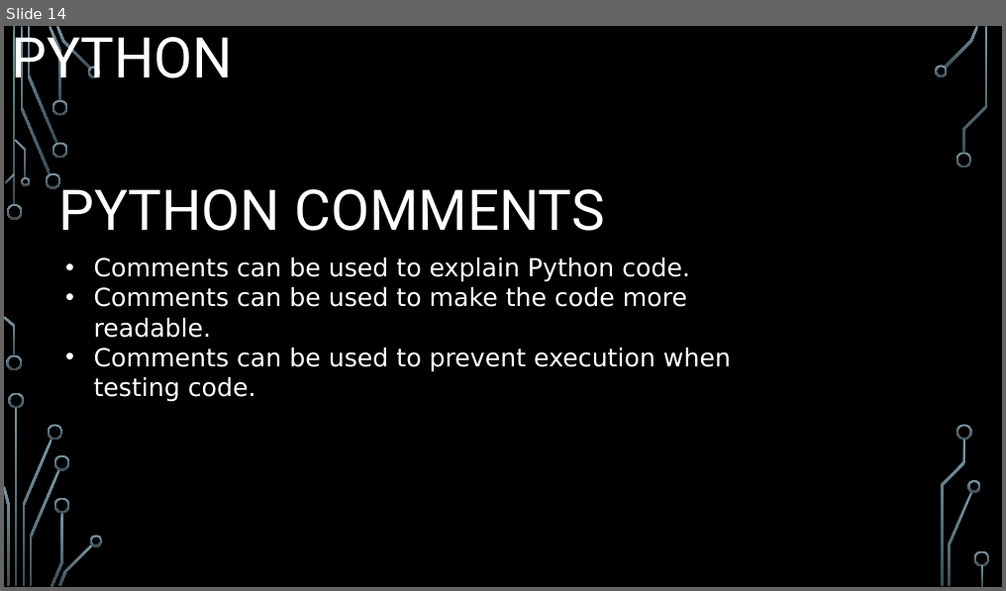
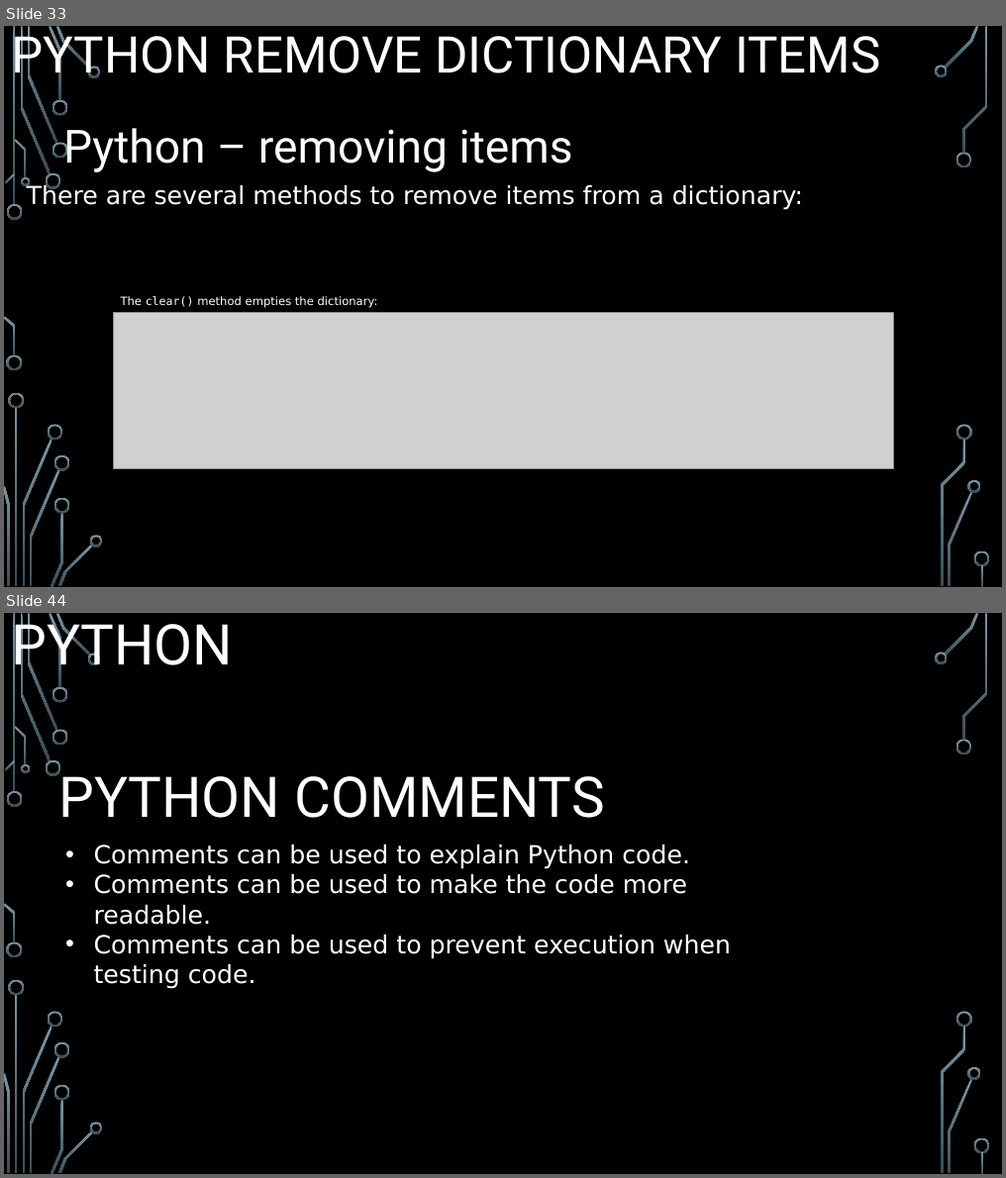
Before and after one commit to mjaypecjo/cs2022, a slide deck: python/4110E228_Report_Python.pptx. Shown one above the other, each under a label of ours: slide 14 before the commit, slides 33 and 44 after it; the slides between them are not shown. The pictures are 1006x591 and 1006x1178 pixels, drawn with LibreOffice and Linux fonts; fonts in the diff are those of the drawing; grey boxes stand for pictures; background and template pictures are left out. Boxes give left, top, right and bottom in pixels: in the first picture for what was removed or moved away, otherwise in the second. Text is boxed around its words. In the diff, an @@ line names an element or a change of style, - is before the commit and + after.

```diff
--- a/python/4110E228_Report_Python.pptx
+++ b/python/4110E228_Report_Python.pptx
@@ slide 33 added at box(4, 26, 1002, 587), background picture (left out); not listed: 36 template elements that a slide beside it also shows @@
@@ title added at box(12, 26, 880, 84), 48.6 pt, text #FFFFFF @@
+PYTHON REMOVE DICTIONARY ITEMS
@@ text added at box(63, 128, 573, 173), 44 pt, text #FFFFFF @@
+Python – removing items
@@ text added at box(27, 183, 803, 210), 24 pt, text #FFFFFF @@
+There are several methods to remove items from a dictionary:
@@ picture added at box(113, 313, 893, 469) @@
@@ text added at box(121, 296, 378, 308), 11 pt, text #FFFFFF @@
+The clear() method empties the dictionary:
@@ what was slide 14 is now slide 44 @@
```
Also in this commit, not shown: 44 other slides added.
